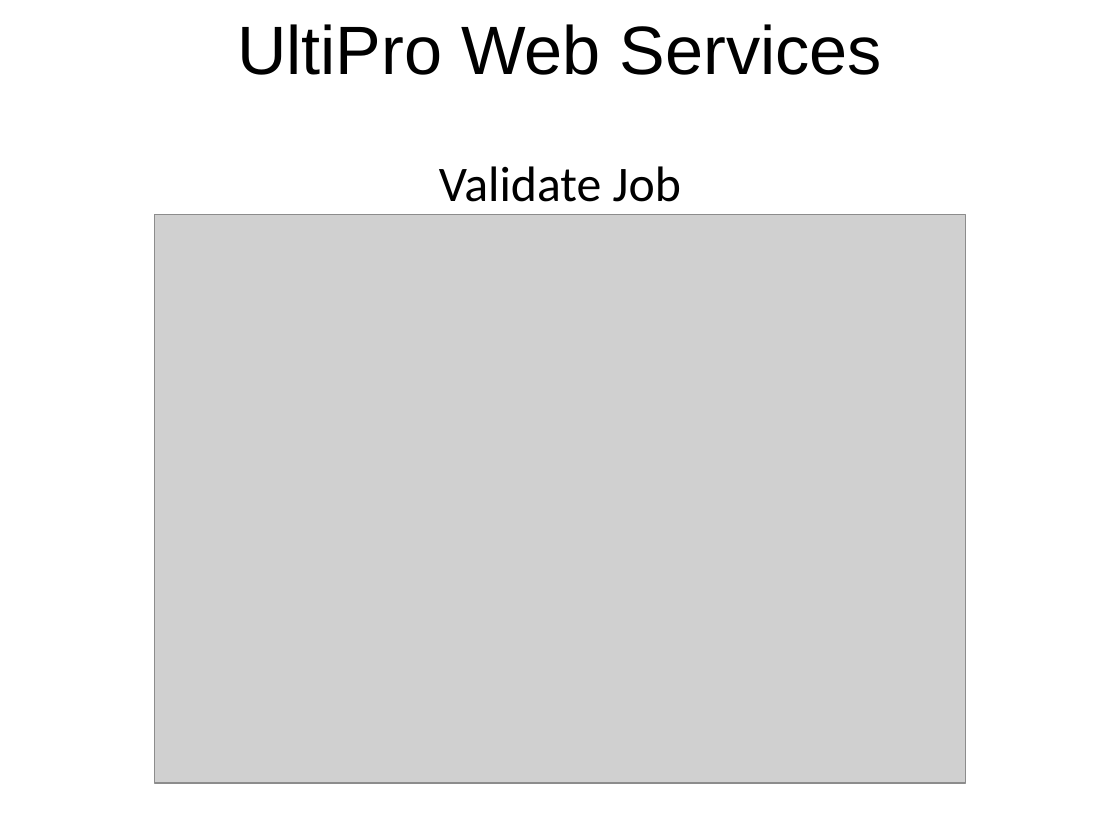
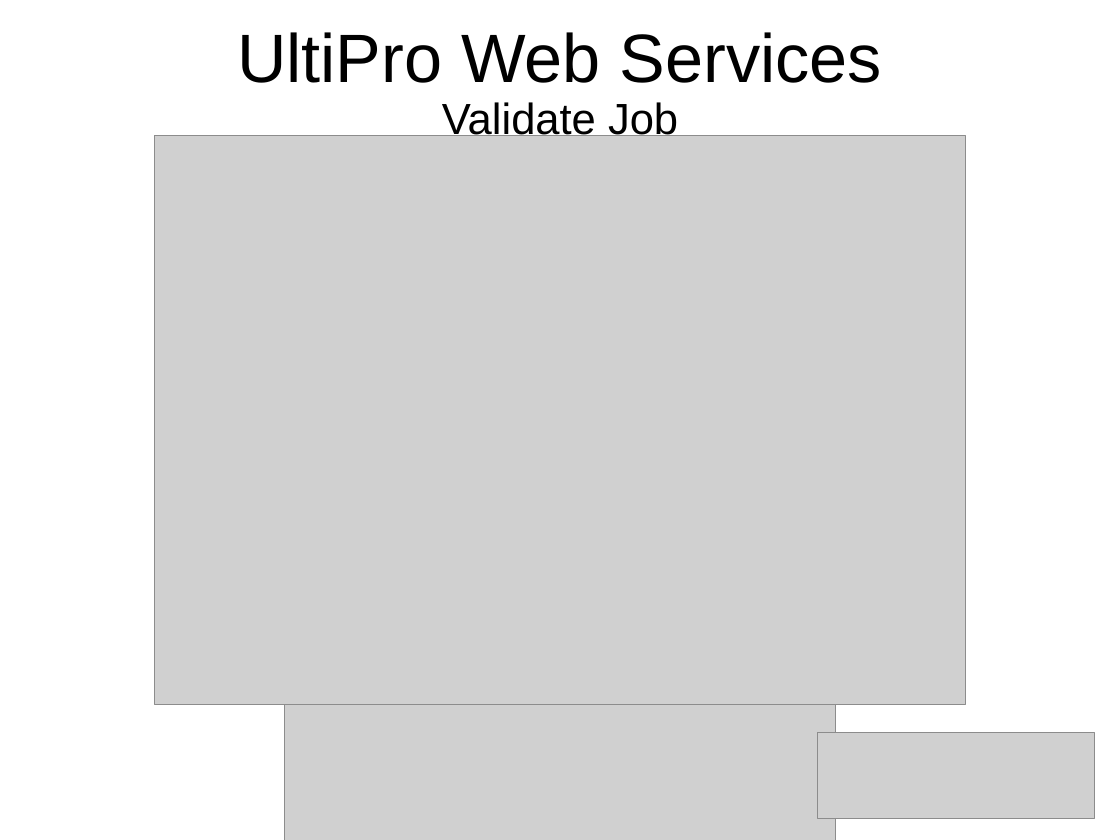
Before and after one commit to msuarz/portfolio, a slide deck: slide 22 of agile2011/presentation.pptx. Drawn at 1120x840 pixels with LibreOffice and Linux fonts; fonts in the diff are those of the drawing; grey boxes stand for pictures; background and template pictures are left out. Boxes give left, top, right and bottom in pixels: in the first picture for what was removed or moved away, otherwise in the second. Text is boxed around its words. In the diff, an @@ line names an element or a change of style, - is before the commit and + after.

```diff
--- a/agile2011/presentation.pptx
+++ b/agile2011/presentation.pptx
@@ title "UltiPro Web Services": place and size @@
-title "UltiPro Web Services" at box(237, 24, 882, 75)
+title "UltiPro Web Services" at box(237, 32, 882, 83)
@@ title "UltiPro Web Services" at box(237, 32, 882, 83): letter outline none to #000000 0 pt @@
@@ text "Validate Job": place and size @@
-text "Validate Job" at box(439, 166, 681, 202)
+text "Validate Job" at box(442, 102, 678, 143)
@@ text "Validate Job" at box(442, 102, 678, 143): size 32 to 28 pt, font Calibri to Arial @@
@@ picture: place and size @@
-picture at box(155, 215, 965, 783)
+picture at box(155, 136, 965, 703)
@@ picture added at box(284, 664, 836, 840) @@
@@ picture added at box(818, 732, 1094, 819) @@
```
Also in this commit, not shown: 22 other slides changed.
